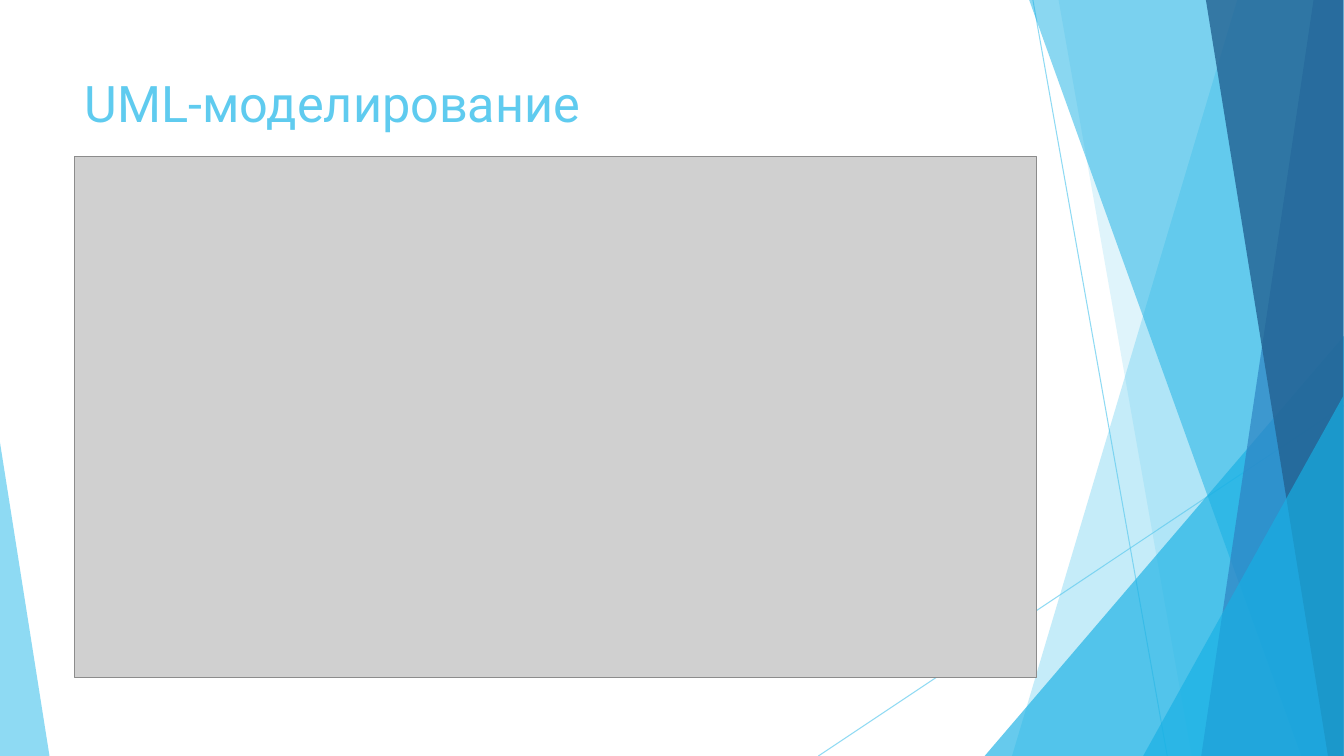
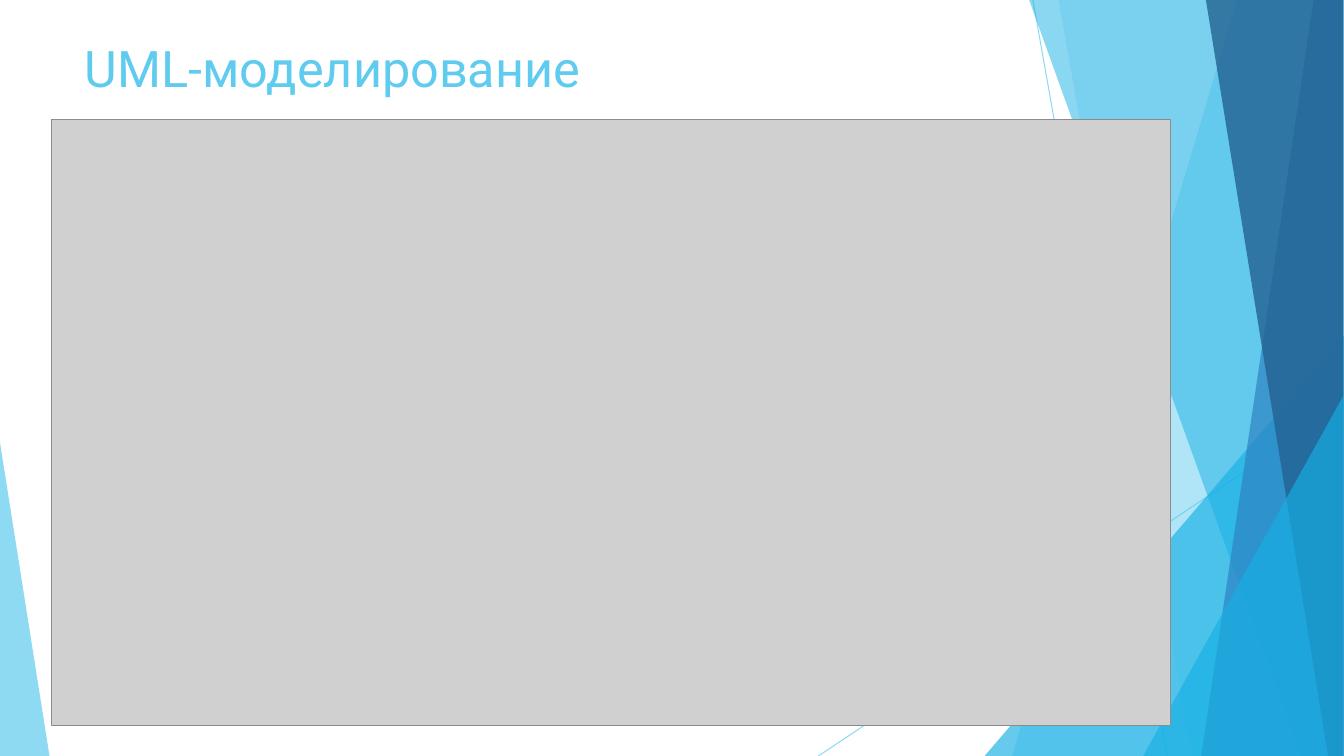
Before and after one commit to mariiaVoitenko/our, a slide deck: slide 6 of Мобильное прикладное приложение для проведения экскурсий.ppt. Drawn at 1344x756 pixels with LibreOffice and Linux fonts; fonts in the diff are those of the drawing; grey boxes stand for pictures. Boxes give left, top, right and bottom in pixels: in the first picture for what was removed or moved away, otherwise in the second. Text is boxed around its words. In the diff, an @@ line names an element or a change of style, - is before the commit and + after.

```diff
--- a/Мобильное прикладное приложение для проведения экскурсий.ppt
+++ b/Мобильное прикладное приложение для проведения экскурсий.ppt
@@ title "UML-моделирование": place and size @@
-title "UML-моделирование" at (85, 86, 580, 132)
+title "UML-моделирование" at (85, 51, 580, 97)
@@ picture: place and size @@
-picture at (75, 156, 1037, 677)
+picture at (52, 120, 1171, 725)
```
Also in this commit, not shown: 5 other slides changed, 2 slides added, 1 slide removed, 1 other file.
